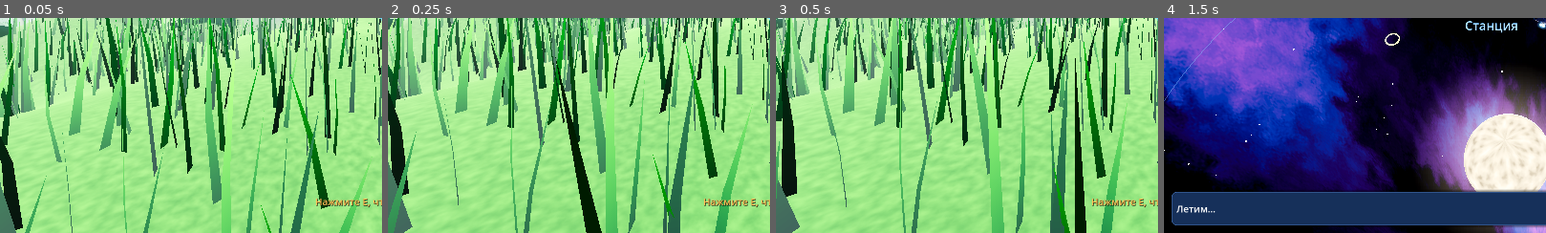
Above: before the commit, frames 1-4 (left to right).
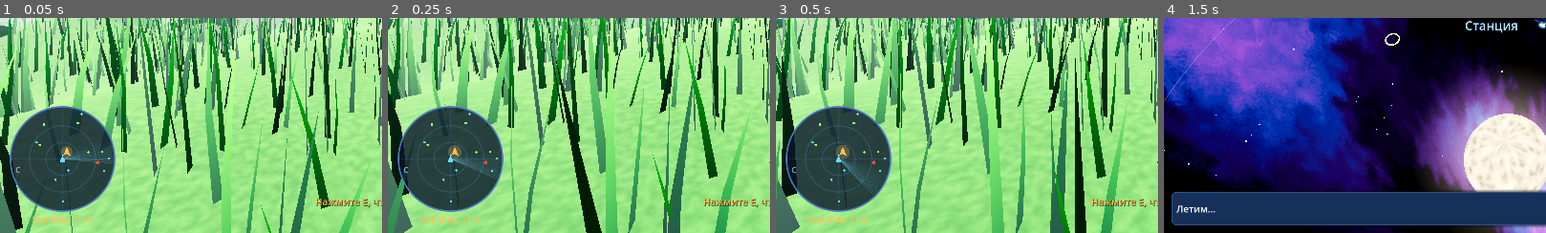
Above: after the commit, the same moments.

Repository: kinzhagulovav-png/SW
Game: Godot game, scene res://scenes/planet/planet_surface.tscn
The game is run twice, just before and just after one commit, with the same random seed, the same clock (stepped at 60 frames per second) and the same inputs. This scene is started directly instead of the project's main scene.
Inputs (mouse positions are % of the whole screen's width and height, from its top left):
- Up to frame 1 (0.05 s): no input
- Up to frame 2 (0.25 s): no input
- Up to frame 3 (0.5 s): no input
- Up to frame 4 (1.5 s): tap Enter at 0.5 s; move the mouse to (55, 50) at 0.52 s; hold W 0.53-1.28 s; tap E at 0.6 s; click (55, 50) at 0.67 s; tap Space at 0.77 s; move the mouse to (30, 55) at 1.27 s; hold S from 1.28 s (still down); tap Shift at 1.35 s; click (30, 55) at 1.42 s
The pictures show only the part of the screen within x 0-50%, y 50-100%; the shares and areas given below are measured in that part.

The runs differ from the first frame. In frame 1, 11% of the frame differs, in the area x 2-31%, y 40-96%; in frame 2, 11%; in frame 3, 11%; in frame 4, nothing differs.

Commit message:
Радар на планете: корабль, животные и ресурсы
Co-Authored-By: Claude Opus 5.5 (1M context) <noreply@anthropic.com>
Claude-Session: https://claude.ai/code/session_019WwXvzvTVHF1hrF1Hh8K6d

Diff:
--- a/scripts/planet/planet_surface.gd
+++ b/scripts/planet/planet_surface.gd
@@ -960,6 +960,16 @@
 	cross.offset_top = -14
 	layer.add_child(cross)
 
+	var radar := PlanetRadar.new()
+	radar.surface = self
+	radar.anchor_top = 1.0
+	radar.anchor_bottom = 1.0
+	radar.offset_left = 16
+	radar.offset_top = -270
+	radar.offset_right = 246
+	radar.offset_bottom = -16
+	layer.add_child(radar)
+
 	_prompt = Label.new()
 	_prompt.theme = theme
 	_prompt.add_theme_color_override("font_color", Color("#ffbf55"))
--- /dev/null
+++ b/scripts/planet/radar.gd
@@ -0,0 +1,85 @@
+class_name PlanetRadar
+extends Control
+## Круглый радар на поверхности планеты. Верх радара: куда смотрит игрок.
+## Корабль: жёлтый значок (за пределами дальности прижимается к краю стрелкой),
+## животные: красные точки, ресурсы: голубые и зелёные.
+
+const RANGE := 70.0
+const RADIUS := 105.0
+
+var surface: Node3D  # сцена планеты: player, yaw, ship, items, beasts
+var _sweep := 0.0
+var _font: Font
+
+
+func _ready() -> void:
+	custom_minimum_size = Vector2(RADIUS * 2.0 + 20.0, RADIUS * 2.0 + 44.0)
+	mouse_filter = Control.MOUSE_FILTER_IGNORE
+	_font = ThemeDB.fallback_font
+
+
+func _process(delta: float) -> void:
+	_sweep = fmod(_sweep + delta * 1.6, TAU)
+	queue_redraw()
+
+
+func _to_radar(world: Vector3) -> Vector2:
+	var p: Vector3 = surface.player.position
+	var yaw: float = surface.yaw
+	var vx := world.x - p.x
+	var vz := world.z - p.z
+	var right := vx * cos(yaw) - vz * sin(yaw)
+	var fwd := -vx * sin(yaw) - vz * cos(yaw)
+	return Vector2(right, -fwd) * (RADIUS / RANGE)
+
+
+func _draw() -> void:
+	if surface == null or surface.player == null:
+		return
+	var c := Vector2(RADIUS + 10.0, RADIUS + 10.0)
+	draw_circle(c, RADIUS + 4.0, Color(0.03, 0.08, 0.16, 0.8))
+	draw_arc(c, RADIUS + 4.0, 0, TAU, 96, Color("#4a78bc"), 2.0, true)
+	for k in [0.33, 0.66]:
+		draw_arc(c, RADIUS * k, 0, TAU, 64, Color(0.4, 0.7, 1.0, 0.18), 1.0, true)
+	draw_line(c + Vector2(-RADIUS, 0), c + Vector2(RADIUS, 0), Color(0.4, 0.7, 1.0, 0.12))
+	draw_line(c + Vector2(0, -RADIUS), c + Vector2(0, RADIUS), Color(0.4, 0.7, 1.0, 0.12))
+	# Бегущий луч радара со шлейфом.
+	for i in 14:
+		var a := _sweep - i * 0.045
+		var tip := c + Vector2(cos(a), sin(a)) * RADIUS
+		draw_line(c, tip, Color(0.43, 0.86, 1.0, 0.22 * (1.0 - i / 14.0)), 2.0)
+
+	# Север: буква «С» на ободке.
+	var n: Vector2 = _to_radar(surface.player.position + Vector3(0, 0, -1000)).normalized() * (RADIUS - 10.0)
+	draw_string(_font, c + n + Vector2(-6, 7), "С", HORIZONTAL_ALIGNMENT_LEFT, -1, 16, Color(0.75, 0.85, 1.0, 0.8))
+
+	for it in surface.items:
+		var r: Vector2 = _to_radar(it.node.global_position)
+		if r.length() < RADIUS:
+			var col := Color("#5fe0ff") if it.type == "ore" else Color("#9aff6a")
+			draw_circle(c + r, 2.5, col)
+	for b in surface.beasts:
+		var r: Vector2 = _to_radar(b.node.global_position)
+		if r.length() < RADIUS:
+			draw_circle(c + r, 4.0, Color("#ff4a3a"))
+
+	# Игрок в центре: стрелка вверх.
+	draw_colored_polygon(PackedVector2Array([c + Vector2(0, -9), c + Vector2(6, 7), c + Vector2(-6, 7)]), Color("#6fdcff"))
+	# Корабль (рисуем поверх игрока, он важнее).
+	var s: Vector2 = _to_radar(surface.ship.global_position)
+	var gold := Color("#ffbf55")
+	if s.length() < RADIUS - 8.0:
+		var pulse := 1.0 + sin(Time.get_ticks_msec() * 0.006) * 0.15
+		draw_circle(c + s, 13.0 * pulse, Color(1.0, 0.75, 0.33, 0.25))
+		var pts := PackedVector2Array([c + s + Vector2(0, -11), c + s + Vector2(8, 8), c + s + Vector2(0, 4), c + s + Vector2(-8, 8)])
+		draw_colored_polygon(pts, gold)
+	else:
+		var d := s.normalized()
+		var e := c + d * (RADIUS - 6.0)
+		var side := Vector2(-d.y, d.x)
+		draw_colored_polygon(PackedVector2Array([e + d * 9.0, e - d * 5.0 + side * 7.0, e - d * 5.0 - side * 7.0]), gold)
+
+	var dist: float = surface.player.position.distance_to(surface.ship.position)
+	var text := "Корабль: %d м" % int(dist)
+	var w := _font.get_string_size(text, HORIZONTAL_ALIGNMENT_LEFT, -1, 18).x
+	draw_string(_font, Vector2(c.x - w / 2.0, RADIUS * 2.0 + 38.0), text, HORIZONTAL_ALIGNMENT_LEFT, -1, 18, gold)
